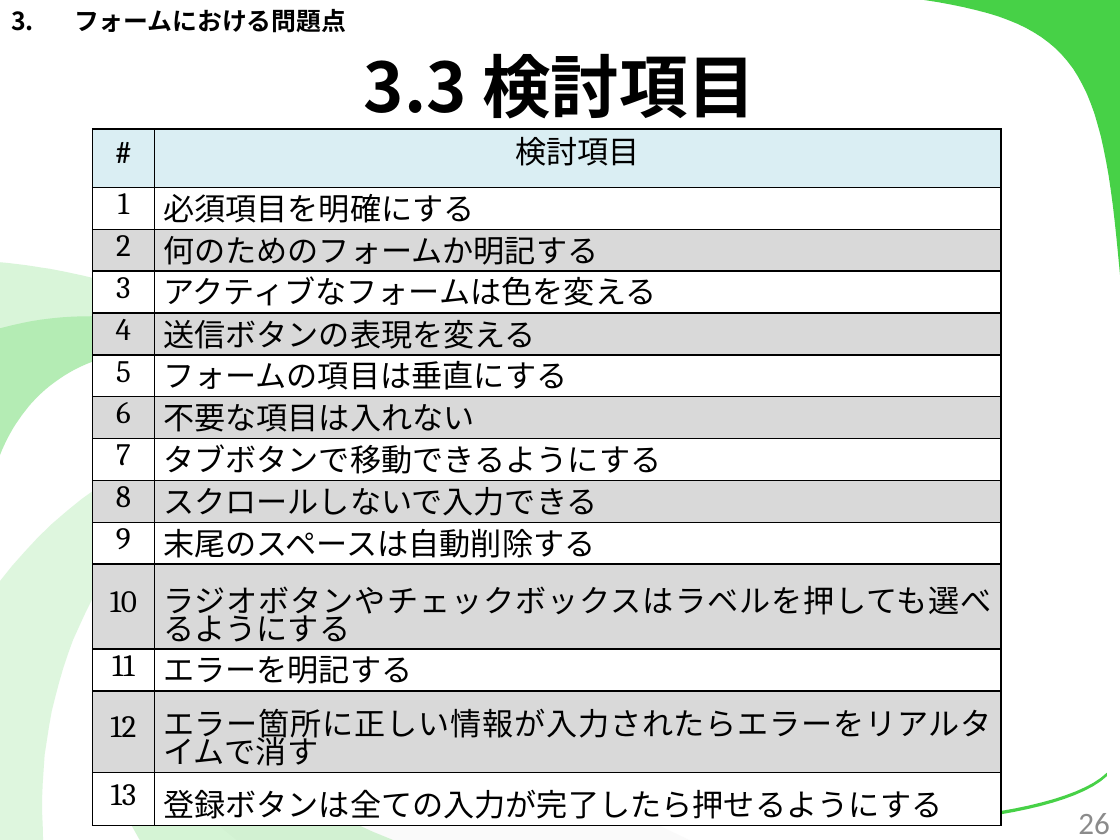
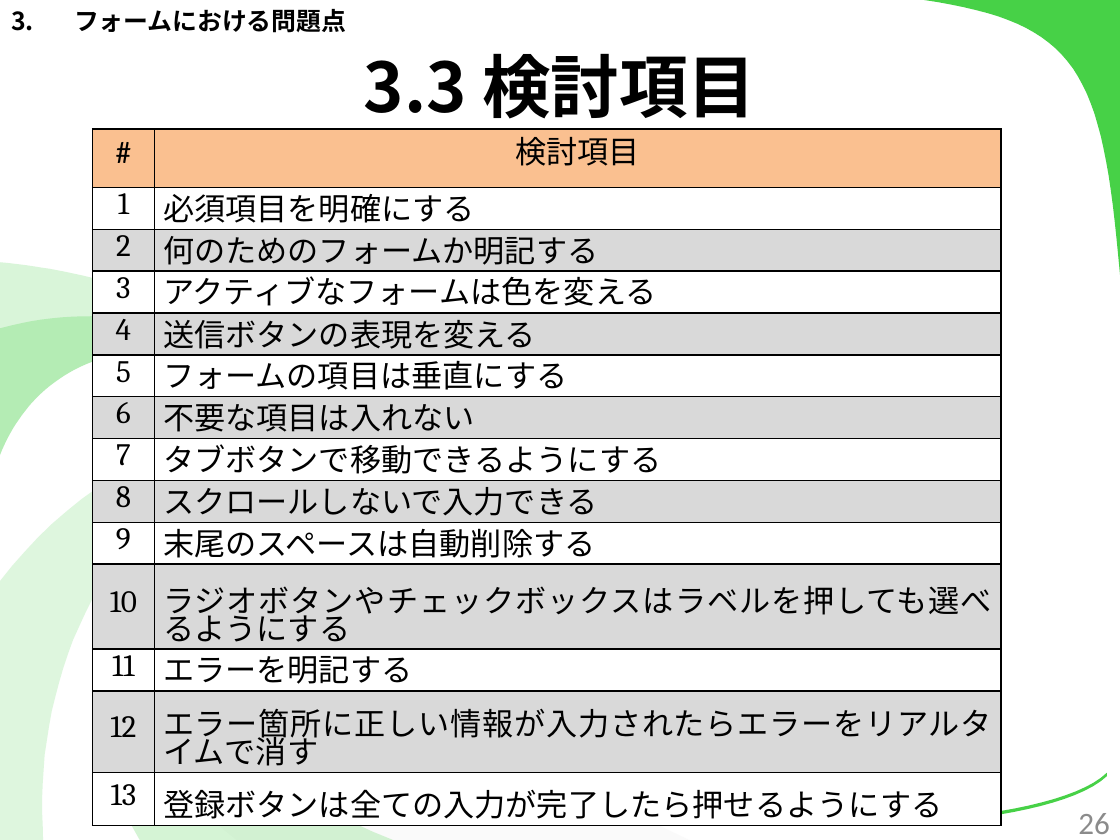
Before and after one commit to kotaro0717/Report-Management, a slide deck: slide 26 of PowerPoint/report_hokada.pptx. Drawn at 1120x840 pixels with LibreOffice and Linux fonts; fonts in the diff are those of the drawing. Boxes give left, top, right and bottom in pixels: in the first picture for what was removed or moved away, otherwise in the second. Text is boxed around its words. In the diff, an @@ line names an element or a change of style, - is before the commit and + after.

```diff
--- a/PowerPoint/report_hokada.pptx
+++ b/PowerPoint/report_hokada.pptx
@@ table at [93, 129, 1001, 825] @@
@@ fill #DAEEF3 to #FAC090 in row 1 @@
```
Also in this commit, not shown: 5 other slides changed, 8 slides added.
